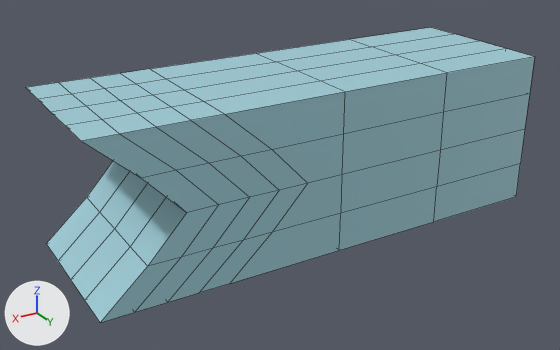
The FBX model Assets/Prefabs/FBX/T_FBX.fbx: old version first, new version second.
Rendered twice from a 50 mm lens placed at (0.0245, 0.0388, 0.0178), pointed at (0.0012, 0.0001, -0.0016). The axes (+X, +Y, +Z) are drawn at lower left. The lights are the same throughout. Mesh edges are drawn as thin lines. Where no turn or scale is listed for an object, it has been applied to the vertices.
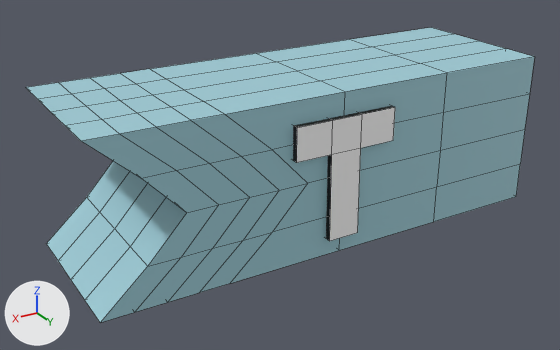
Where the newer file only moved an object's origin or applied its transform, the numbers keep the older frame.

Changed parts and their boxes (x1, y1, x2, y2) in the pictures (560 x 350 px):
part 1 of me_mesh, added: after (293, 106, 395, 241)

Edits to the bpy script that builds the scene:
```text
Change me_mesh:
    where me_mesh.from_pydata(...)  # 166 vertices, 158 faces; spans x -0.015..0.015, y -0.0052..0.0052, z -0.005..0.005
    used by ob_pcube5; location = (0.0, -0.00019, 0.0)
    me_mesh part 1: the loose piece of 20 vertices spanning x -0.0034..0.0034, y -0.0052..-0.0041, z -0.0039..0.0036 is copied, and the copy is mirrored in y about its middle, then moved by (0.0, 0.0096, 0.0); it spans x -0.0034..0.0034, y 0.0044..0.0056, z -0.0039..0.0036
```
